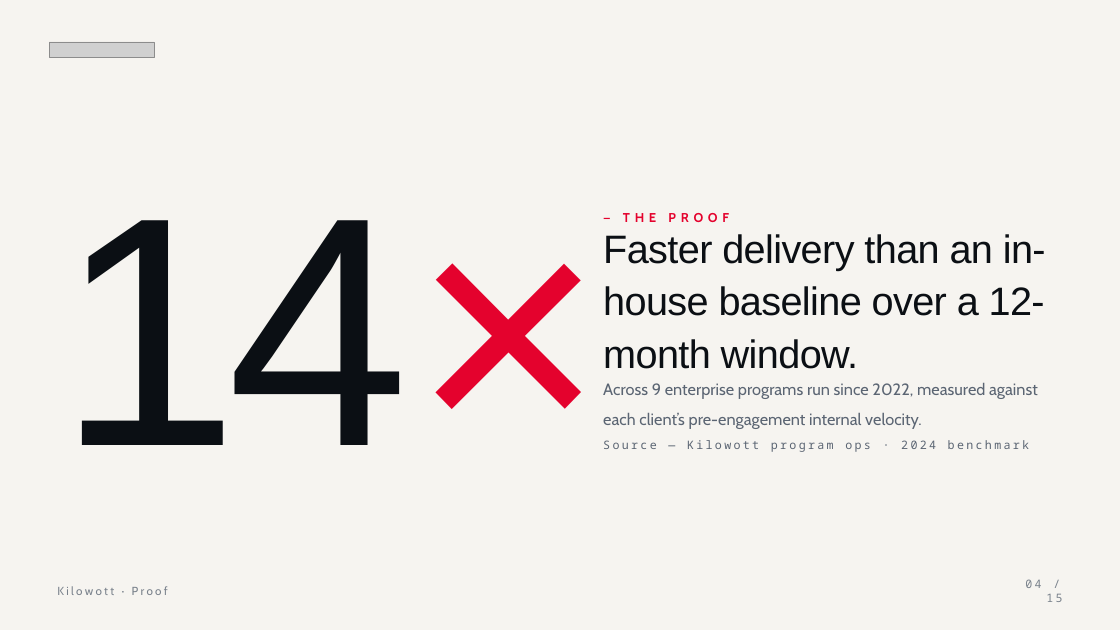
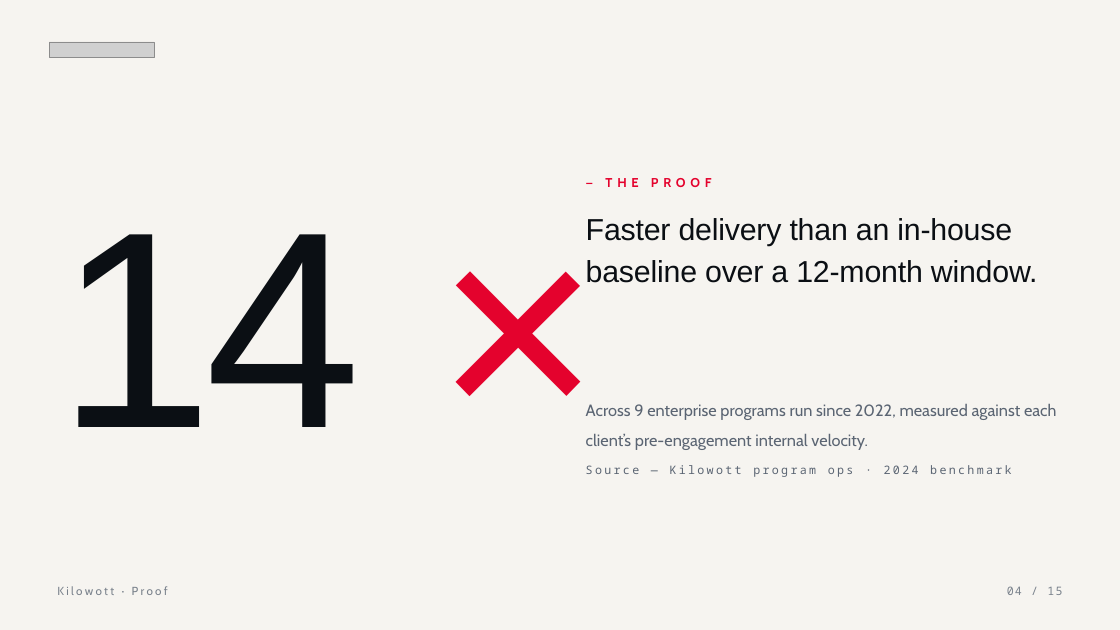
Before and after one commit to zoeytad/kilowott-design-system, a slide deck: slide 4 of project/downloads/kilowott-deck-template.pptx. Drawn at 1120x630 pixels with LibreOffice and Linux fonts; fonts in the diff are those of the drawing; grey boxes stand for pictures. Boxes give left, top, right and bottom in pixels: in the first picture for what was removed or moved away, otherwise in the second. Text is boxed around its words. In the diff, an @@ line names an element or a change of style, - is before the commit and + after.

```diff
--- a/project/downloads/kilowott-deck-template.pptx
+++ b/project/downloads/kilowott-deck-template.pptx
@@ text "— THE PROOF": place and size @@
-text "— THE PROOF" at bbox=[623, 213, 729, 222]
+text "— THE PROOF" at bbox=[605, 178, 712, 187]
@@ text "Faster delivery than an in-house ...": place and size @@
-text "Faster delivery than an in-house ..." at bbox=[603, 234, 1046, 369]
+text "Faster delivery than an in-house ..." at bbox=[586, 218, 1038, 283]
@@ text "Faster delivery than an in-house ..." at bbox=[586, 218, 1038, 283]: size 34 to 26 pt, letter spacing -0.5 to -0.2 pt; line spacing 1.1 to 1.14; vertical alignment middle to top @@
@@ text at bbox=[57, 234, 361, 427]: text changed; size 280 to 240 pt @@
-14×
+14 ×
@@ text "Across 9 enterprise programs run ..." rewrapped from bbox=[603, 383, 1038, 429] to bbox=[586, 404, 1057, 450] @@
@@ text "Source — Kilowott program ops ...": place and size @@
-text "Source — Kilowott program ops ..." at bbox=[603, 440, 1029, 452]
+text "Source — Kilowott program ops ..." at bbox=[586, 465, 1011, 477]
@@ text "04 / 15": place and size @@
-text "04 / 15" at bbox=[1025, 579, 1062, 602]
+text "04 / 15" at bbox=[1007, 586, 1062, 595]
@@ text "04 / 15" at bbox=[1007, 586, 1062, 595]: letter spacing 2 to 1 pt @@
```
Also in this commit, not shown: 14 other slides changed.
